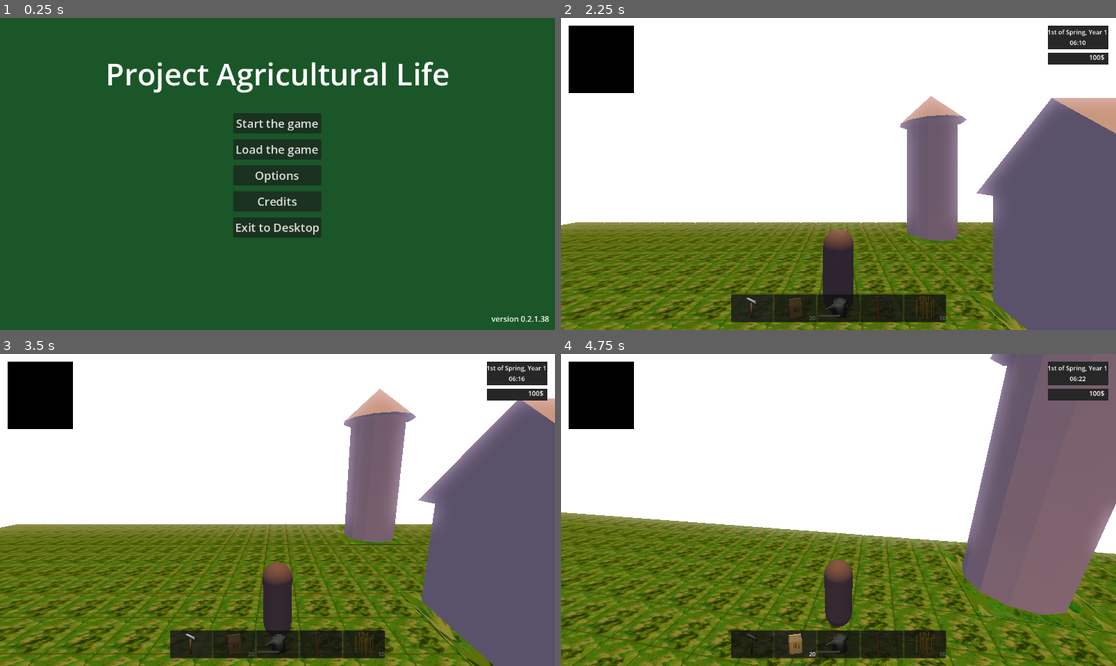
Above: before the commit, frames 1-4 (two rows, left to right).
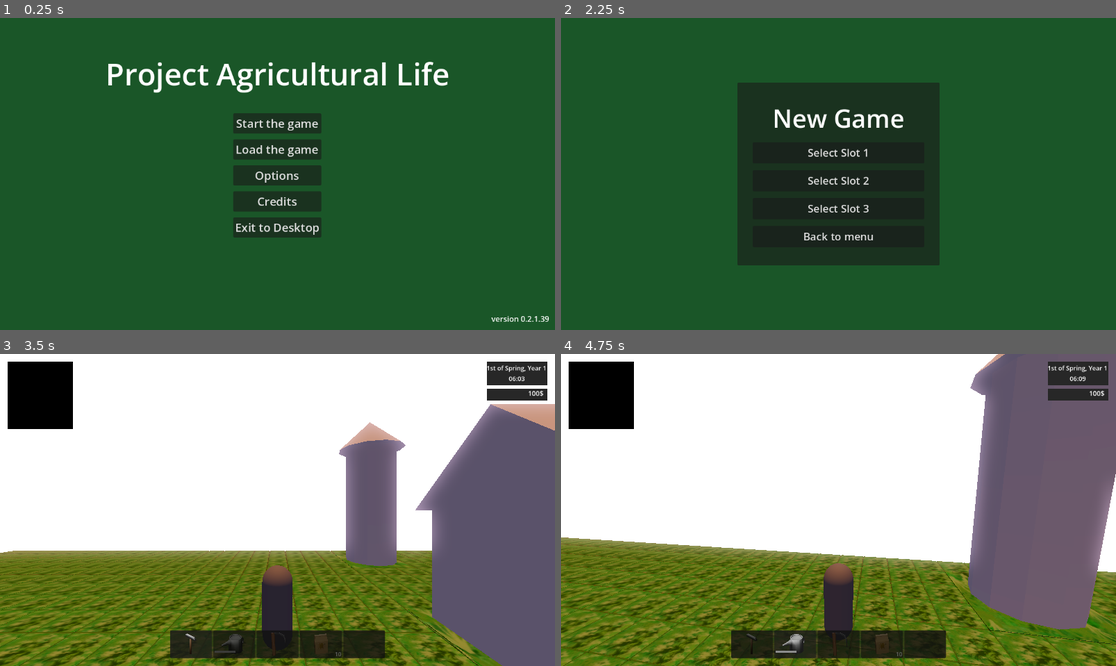
Above: after the commit, the same moments.

Repository: MatGalos/project-agriculural-life
Game: Godot game, scene res://Scenes/UIs/Menus/LaunchMenu/MainMenu.tscn
Two runs of this game, one before a commit and one after it. Both use one fixed random seed, a clock stepped at 60 frames per second and the inputs below.
Inputs (mouse positions are in pixels of both pictures, inside the frame that each line leads up to):
- Up to frame 1 (0.25 s): no input
- Up to frame 2 (2.25 s): click "Options" at 0.5 s; click "Back" at 1.25 s; click "Start the game" at 2 s
- Up to frame 3 (3.5 s): click (277, 488) at 2.75 s, where only the run after the commit has a clickable "Select Slot 1"
- Up to frame 4 (4.75 s): tap Enter at 3.5 s; move the mouse to (866, 510) at 3.52 s; hold W (move_forward) from 3.53 s (still down); tap 1 (hotbar_slot_1) at 3.6 s; click (866, 510) at 3.67 s; move the mouse to (810, 510) at 4.27 s; tap 2 (hotbar_slot_2) at 4.35 s; click (810, 510) at 4.42 s

The runs differ from the first frame. In frame 1, less than 0.1% of the frame differs, in the area x 98-99%, y 95-98%; in frame 2, 99%, in the area x 0-100%, y 0-100%; in frame 3, 24%; in frame 4, 25%.

Commit message:
Implemented new game menu

Diff:
--- /dev/null
+++ b/Scenes/UIs/Menus/LaunchMenu/AdditionalMenus/new_game_panel.tscn
@@ -0,0 +1,85 @@
+[gd_scene load_steps=3 format=3 uid="uid://bqbytrpe2qhn3"]
+
+[ext_resource type="Script" uid="uid://cgrci17feihj1" path="res://Scripts/UIs/Menus/LaunchMenu/AdditionalMenus/NewGamePanel.gd" id="1_swicm"]
+
+[sub_resource type="LabelSettings" id="LabelSettings_new_game_title"]
+font_size = 52
+
+[node name="NewGamePanel" type="Control" unique_id=535509941]
+layout_mode = 3
+anchors_preset = 15
+anchor_right = 1.0
+anchor_bottom = 1.0
+grow_horizontal = 2
+grow_vertical = 2
+script = ExtResource("1_swicm")
+
+[node name="Background" type="ColorRect" parent="." unique_id=104231501]
+layout_mode = 1
+anchors_preset = 15
+anchor_right = 1.0
+anchor_bottom = 1.0
+grow_horizontal = 2
+grow_vertical = 2
+color = Color(0.101961, 0.337255, 0.156863, 1)
+
+[node name="PanelContainer" type="PanelContainer" parent="." unique_id=719896708]
+layout_mode = 1
+anchors_preset = 8
+anchor_left = 0.5
+anchor_top = 0.5
+anchor_right = 0.5
+anchor_bottom = 0.5
+offset_left = -210.0
+offset_top = -190.0
+offset_right = 210.0
+offset_bottom = 190.0
+grow_horizontal = 2
+grow_vertical = 2
+
+[node name="MarginContainer" type="MarginContainer" parent="PanelContainer" unique_id=601806433]
+layout_mode = 2
+theme_override_constants/margin_left = 32
+theme_override_constants/margin_top = 28
+theme_override_constants/margin_right = 32
+theme_override_constants/margin_bottom = 28
+
+[node name="VBoxContainer" type="VBoxContainer" parent="PanelContainer/MarginContainer" unique_id=1208304578]
+layout_mode = 2
+theme_override_constants/separation = 14
+alignment = 1
+
+[node name="TitleLabel1" type="Label" parent="PanelContainer/MarginContainer/VBoxContainer" unique_id=10834348]
+layout_mode = 2
+text = "New Game"
+label_settings = SubResource("LabelSettings_new_game_title")
+horizontal_alignment = 1
+vertical_alignment = 1
+
+[node name="Slot1Button" type="Button" parent="PanelContainer/MarginContainer/VBoxContainer" unique_id=1407801715]
+custom_minimum_size = Vector2(0, 44)
+layout_mode = 2
+size_flags_horizontal = 3
+theme_override_font_sizes/font_size = 22
+text = "Select Slot 1"
+
+[node name="Slot2Button" type="Button" parent="PanelContainer/MarginContainer/VBoxContainer" unique_id=720202785]
+custom_minimum_size = Vector2(0, 44)
+layout_mode = 2
+size_flags_horizontal = 3
+theme_override_font_sizes/font_size = 22
+text = "Select Slot 2"
+
+[node name="Slot3Button" type="Button" parent="PanelContainer/MarginContainer/VBoxContainer" unique_id=1406764071]
+custom_minimum_size = Vector2(0, 44)
+layout_mode = 2
+size_flags_horizontal = 3
+theme_override_font_sizes/font_size = 22
+text = "Select Slot 3"
+
+[node name="BackButton" type="Button" parent="PanelContainer/MarginContainer/VBoxContainer" unique_id=635885654]
+custom_minimum_size = Vector2(0, 44)
+layout_mode = 2
+size_flags_horizontal = 3
+theme_override_font_sizes/font_size = 22
+text = "Back to menu"
--- a/Scenes/UIs/Menus/LaunchMenu/MainMenu.tscn
+++ b/Scenes/UIs/Menus/LaunchMenu/MainMenu.tscn
@@ -5,7 +5,7 @@
 [sub_resource type="LabelSettings" id="LabelSettings_s25uk"]
 font_size = 63
 
-[node name="MainMenu" type="Control" unique_id=176163149 node_paths=PackedStringArray("versionLabel", "startButton", "loadButton", "optionsButton", "creditsButton", "exitButton")]
+[node name="MainMenu" type="Control" unique_id=176163149 node_paths=PackedStringArray("versionLabel", "startButton", "loadButton", "optionsButton", "creditsButton", "exitButton") groups=["mainMenu"]]
 layout_mode = 3
 anchors_preset = 15
 anchor_right = 1.0
--- a/Scenes/UIs/global_ui.tscn
+++ b/Scenes/UIs/global_ui.tscn
@@ -1,13 +1,17 @@
-[gd_scene format=3 uid="uid://dmhet5sgguh5s"]
+[gd_scene load_steps=4 format=3 uid="uid://dmhet5sgguh5s"]
 
 [ext_resource type="PackedScene" uid="uid://bg2wnf0pafkqt" path="res://Scenes/UIs/Menus/LaunchMenu/MainMenu.tscn" id="1_l3341"]
 [ext_resource type="PackedScene" uid="uid://cja8qampts6ut" path="res://Scenes/UIs/Menus/PauseMenu/pauseMenu.tscn" id="1_wfhki"]
 [ext_resource type="PackedScene" uid="uid://du4mrea3xpemq" path="res://Scenes/UIs/Menus/OptionsMenu/optionsMenu.tscn" id="2_70iah"]
+[ext_resource type="PackedScene" uid="uid://bqbytrpe2qhn3" path="res://Scenes/UIs/Menus/LaunchMenu/AdditionalMenus/new_game_panel.tscn" id="4_ngp"]
 
 [node name="GlobalUI" type="CanvasLayer" unique_id=557024846]
 
 [node name="MainMenu" parent="." unique_id=176163149 instance=ExtResource("1_l3341")]
 
+[node name="NewGamePanel" parent="." unique_id=535509941 instance=ExtResource("4_ngp")]
+visible = false
+
 [node name="PauseMenu" parent="." unique_id=1779250105 instance=ExtResource("1_wfhki")]
 
 [node name="OptionsMenu" parent="." unique_id=430597010 instance=ExtResource("2_70iah")]
--- a/Scripts/GameManagers/SaveManager.gd
+++ b/Scripts/GameManagers/SaveManager.gd
@@ -686,3 +686,72 @@
 
 	if FileAccess.file_exists(path):
 		DirAccess.remove_absolute(path)
+
+func start_new_game(slot: int) -> void:
+	set_current_save_slot(slot)
+	delete_save(slot)
+	_reset_runtime_state_for_new_game()
+	save_game()
+	print("New game started in slot ", slot)
+
+func _reset_runtime_state_for_new_game() -> void:
+	MoneyManager.set_money(100)
+
+	TimeManager.current_year = 1
+	TimeManager.current_month = 1
+	TimeManager.current_day = 1
+	TimeManager.current_minute_of_day = 6 * 60
+	TimeManager._minute_accumulator = 0.0
+	TimeManager.time_changed.emit()
+
+	_reset_inventory()
+	_reset_storage()
+	_reset_world_tiles()
+
+	WeatherManager._generate_initial_forecast()
+	WeatherManager._apply_new_day_weather()
+
+	EventManager.active_market_events.clear()
+	EventManager._apply_market_event_effects()
+	EventManager.market_events_changed.emit()
+
+	NewsManager.clear_news()
+
+	CommodityMarketManager.reset_event_modifiers()
+	CommodityMarketManager.commodity_prices_updated.emit()
+
+func _reset_inventory() -> void:
+	var inventory := HotbarManager.inventory_data
+
+	if inventory == null:
+		return
+
+	inventory.setup()
+	inventory.clear_inventory()
+
+	inventory.add_item(_get_item_by_id("hoe"), 1)
+	inventory.add_item(_get_item_by_id("watering_can"), 1)
+	inventory.add_item(_get_item_by_id("scythe"), 1)
+	inventory.add_item(_get_item_by_id("wheat_seed"), 10)
+
+	inventory.inventory_changed.emit()
+
+func _reset_storage() -> void:
+	if silo_storage == null:
+		return
+
+	silo_storage.stored_items.clear()
+	silo_storage.storage_changed.emit()
+
+func _reset_world_tiles() -> void:
+	var world_manager = get_tree().get_first_node_in_group("world_manager")
+
+	if world_manager == null:
+		return
+
+	for tile in world_manager.get_all_farm_tiles():
+		if tile == null:
+			continue
+
+		tile.clear_crop()
+		tile.set_state(FarmTile.TileState.GRASS)
--- a/Scripts/GameManagers/gameManager.gd
+++ b/Scripts/GameManagers/gameManager.gd
@@ -9,6 +9,7 @@
 var pauseMenu: PauseMenu
 var optionsMenu: OptionsMenu
 var mainMenu: MainMenu
+var newGamePanel: NewGamePanel
 var globalUIInstance: CanvasLayer
 var optionsContext: int = 0
 
@@ -43,12 +44,14 @@
 	pauseMenu = globalUIInstance.get_node_or_null("PauseMenu") as PauseMenu
 	optionsMenu = globalUIInstance.get_node_or_null("OptionsMenu") as OptionsMenu
 	mainMenu = globalUIInstance.get_node_or_null("MainMenu") as MainMenu
+	newGamePanel = globalUIInstance.get_node_or_null("NewGamePanel") as NewGamePanel
 
-	if pauseMenu == null or optionsMenu == null or mainMenu == null:
+	if pauseMenu == null or optionsMenu == null or mainMenu == null or newGamePanel == null:
 		push_error("Global UI is missing one or more required menus.")
 		return
 
 	mainMenu.visible = true
+	newGamePanel.visible = false
 	pauseMenu.setMenuVisible(false)
 	optionsMenu.visible = false
 	_updateMouseMode()
@@ -82,6 +85,7 @@
 	isInGame = true
 	setPaused(false)
 	mainMenu.visible = false
+	newGamePanel.visible = false
 	_updateMouseMode()
 
 
@@ -89,6 +93,27 @@
 	isInGame = false
 	setPaused(false)
 	mainMenu.visible = true
+	newGamePanel.visible = false
+	pauseMenu.setMenuVisible(false)
+	optionsMenu.visible = false
+	_updateMouseMode()
+
+
+func openNewGamePanel() -> void:
+	isInGame = false
+	setPaused(false)
+	mainMenu.visible = false
+	newGamePanel.visible = true
+	pauseMenu.setMenuVisible(false)
+	optionsMenu.visible = false
+	_updateMouseMode()
+
+
+func showMainMenu() -> void:
+	isInGame = false
+	setPaused(false)
+	mainMenu.visible = true
+	newGamePanel.visible = false
 	pauseMenu.setMenuVisible(false)
 	optionsMenu.visible = false
 	_updateMouseMode()
@@ -103,6 +128,7 @@
 		pauseMenu.setMenuVisible(false)
 
 	mainMenu.visible = false
+	newGamePanel.visible = false
 	optionsMenu.setContext(from_context)
 	optionsMenu.visible = true
 	_updateMouseMode()
@@ -116,6 +142,8 @@
 
 	if mainMenu:
 		mainMenu.visible = true
+	if newGamePanel:
+		newGamePanel.visible = false
 	if pauseMenu:
 		pauseMenu.setMenuVisible(false)
 	if optionsMenu:
--- a/Scripts/Player/CharacterController.gd
+++ b/Scripts/Player/CharacterController.gd
@@ -52,6 +52,10 @@
 
 	if event.is_action_pressed("load_debug"):
 		SaveManager.load_game()
+
+	if event.is_action_pressed("new_debug"):
+		SaveManager.start_new_game(1)
+		return
 
 	if event is InputEventMouseMotion:
 		_rotate_camera(event as InputEventMouseMotion)
--- /dev/null
+++ b/Scripts/UIs/Menus/LaunchMenu/AdditionalMenus/NewGamePanel.gd
@@ -0,0 +1,26 @@
+extends Control
+class_name NewGamePanel
+
+@onready var slot_1_button: Button = $PanelContainer/MarginContainer/VBoxContainer/Slot1Button
+@onready var slot_2_button: Button = $PanelContainer/MarginContainer/VBoxContainer/Slot2Button
+@onready var slot_3_button: Button = $PanelContainer/MarginContainer/VBoxContainer/Slot3Button
+@onready var back_button: Button = $PanelContainer/MarginContainer/VBoxContainer/BackButton
+
+@onready var main_game_scene: PackedScene = preload("res://Scenes/Game/mainScene.tscn") as PackedScene
+
+
+func _ready() -> void:
+	slot_1_button.pressed.connect(func(): _start_slot(1))
+	slot_2_button.pressed.connect(func(): _start_slot(2))
+	slot_3_button.pressed.connect(func(): _start_slot(3))
+	back_button.pressed.connect(_on_back_pressed)
+
+
+func _start_slot(slot: int) -> void:
+	SaveManager.start_new_game(slot)
+	gamemanager.startGame()
+	get_tree().change_scene_to_packed(main_game_scene)
+
+
+func _on_back_pressed() -> void:
+	gamemanager.showMainMenu()
--- a/Scripts/UIs/Menus/LaunchMenu/mainMenu.gd
+++ b/Scripts/UIs/Menus/LaunchMenu/mainMenu.gd
@@ -9,11 +9,11 @@
 @export var creditsButton: Button
 @export var exitButton: Button
 
-@onready var newGameScene: PackedScene = preload("res://Scenes/Game/mainScene.tscn") as PackedScene
 @onready var background: ColorRect = $ColorRect
 
 
 func _ready() -> void:
+	add_to_group("main_menu")
 	var version = ProjectSettings.get_setting("application/config/version")
 	versionLabel.text = "version " + str(version)
 	startButton.button_down.connect(onStartButtonPressed)
@@ -25,8 +25,7 @@
 
 
 func onStartButtonPressed() -> void:
-	gamemanager.startGame()
-	get_tree().change_scene_to_packed.call_deferred(newGameScene)
+	gamemanager.openNewGamePanel()
 
 
 func onLoadButtonPressed() -> void:
--- a/project.godot
+++ b/project.godot
@@ -11,7 +11,7 @@
 [application]
 
 config/name="Project_Agricultural_life"
-config/version="0.2.1.38"
+config/version="0.2.1.39"
 run/main_scene="uid://bg2wnf0pafkqt"
 config/features=PackedStringArray("4.6", "Forward Plus")
 config/icon="res://Assets/Icons/AppIcons/icon.svg"
@@ -46,6 +46,7 @@
 player_hud=""
 hotbar_ui="group for hotbar"
 storage_panel=""
+mainMenu=""
 
 [gui]
 
@@ -138,6 +139,11 @@
 "events": [Object(InputEventKey,"resource_local_to_scene":false,"resource_name":"","device":-1,"window_id":0,"alt_press …(195 unchanged characters)…
 ]
 }
+new_debug={
+"deadzone": 0.2,
+"events": [Object(InputEventKey,"resource_local_to_scene":false,"resource_name":"","device":-1,"window_id":0,"alt_pressed":false,"shift_pressed":false,"ctrl_pressed":false,"meta_pressed":false,"pressed":false,"keycode":0,"physical_keycode":4194333,"key_label":0,"unicode":0,"location":0,"echo":false,"script":null)
+]
+}
 
 [physics]
 
Not shown, added: Scripts/UIs/Menus/LaunchMenu/AdditionalMenus/NewGamePanel.gd.uid
Not shown, changed: README.md
